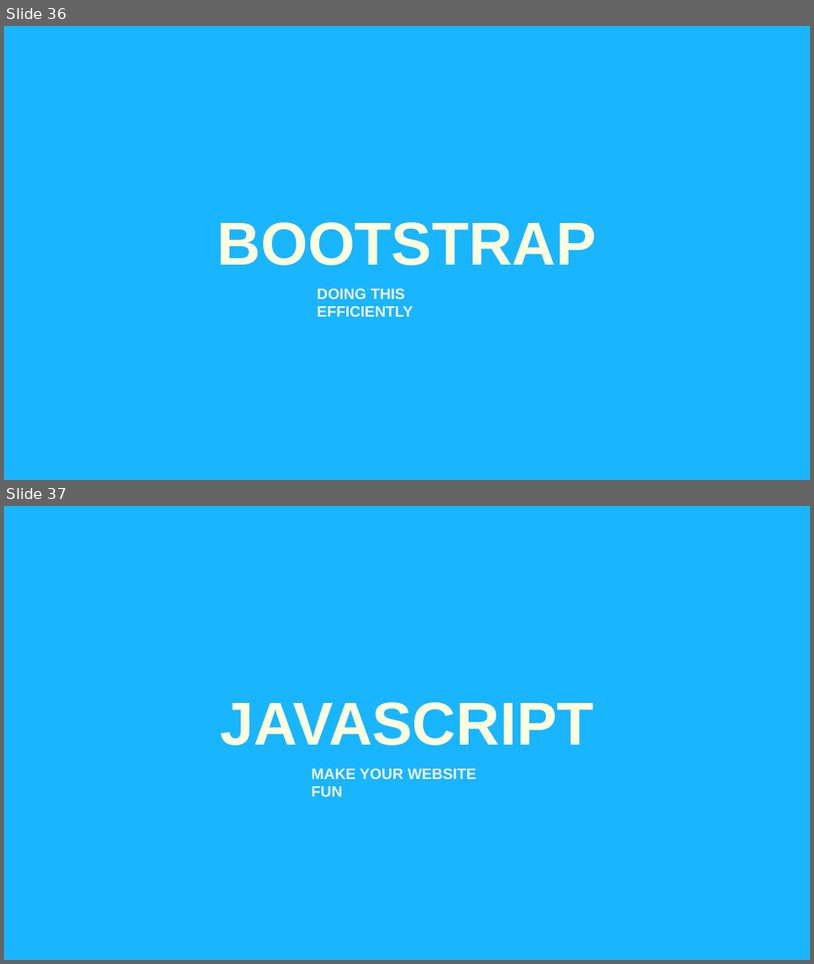
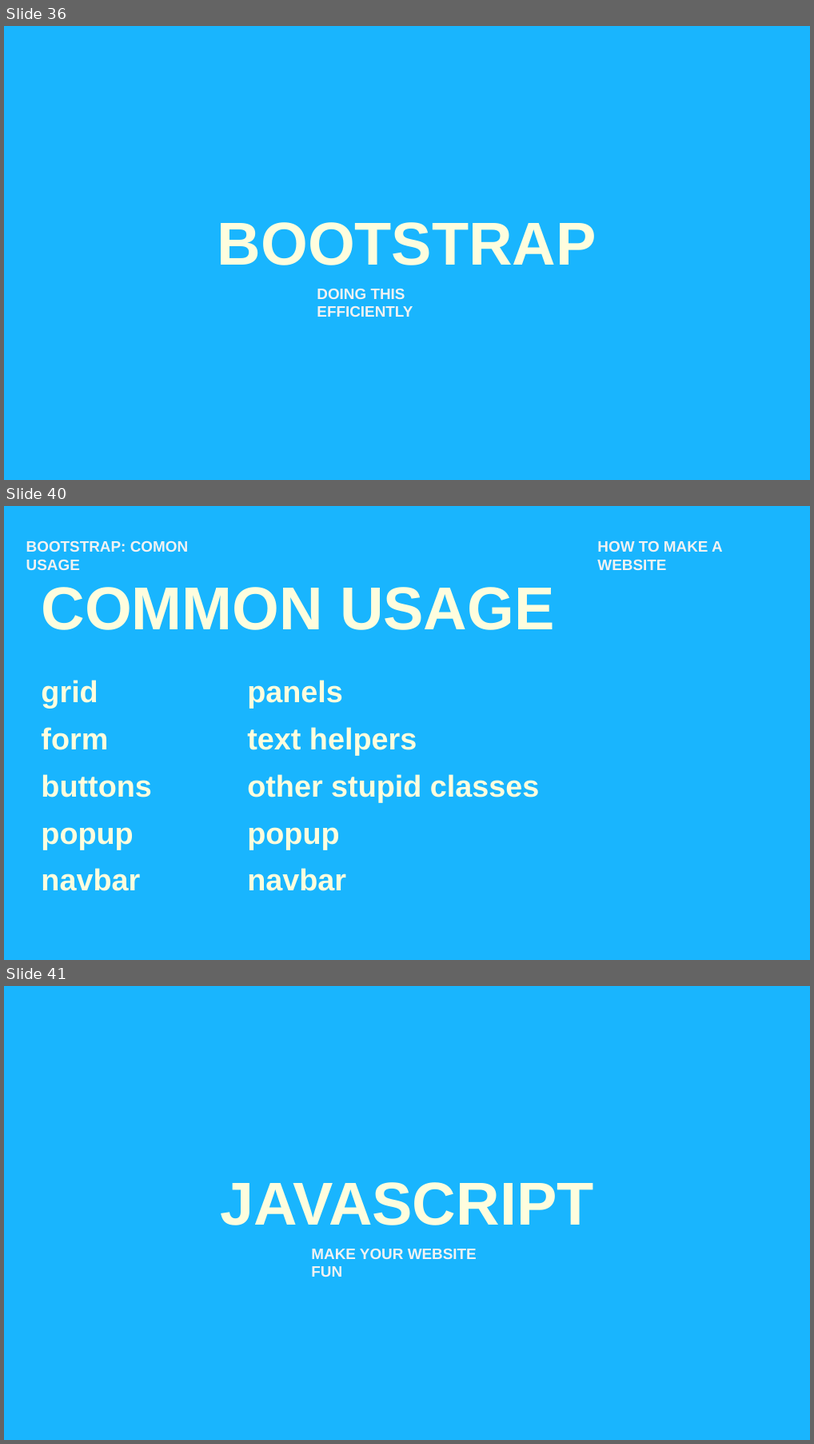
Before and after one commit to nimus0108/CodeDay-Spring, a slide deck: Presentation/How to Make a Website.pptx. Shown one above the other, each under a label of ours: slides 36 and 37 before the commit, slides 36, 40 and 41 after it; the slides between them are not shown. The pictures are 814x964 and 814x1444 pixels, drawn with LibreOffice and Linux fonts; fonts in the diff are those of the drawing. Boxes give left, top, right and bottom in pixels: in the first picture for what was removed or moved away, otherwise in the second. Text is boxed around its words. In the diff, an @@ line names an element or a change of style, - is before the commit and + after.

Commit message:
Bootstrap

```diff
--- a/Presentation/How to Make a Website.pptx
+++ b/Presentation/How to Make a Website.pptx
@@ slide 40 added at [4, 506, 810, 960], background #19B5FE @@
@@ text added at [26, 541, 188, 570], 18 pt, text #F2F2F2, bold @@
+BOOTSTRAP: COMON USAGE
@@ text added at [598, 541, 723, 570], 18 pt, text #F2F2F2, bold @@
+HOW TO MAKE A WEBSITE
@@ title added at [42, 587, 555, 630], 72 pt, text #FEFDDE, bold @@
+COMMON USAGE
@@ text added at [41, 680, 98, 708], 36 pt, text #FEFDDE, bold @@
+grid
@@ text added at [247, 680, 343, 708], 36 pt, text #FEFDDE, bold @@
+panels
@@ text added at [41, 727, 108, 750], 36 pt, text #FEFDDE, bold @@
+form
@@ text added at [247, 727, 417, 755], 36 pt, text #FEFDDE, bold @@
+text helpers
@@ text added at [41, 774, 151, 797], 36 pt, text #FEFDDE, bold @@
+buttons
@@ text added at [247, 774, 540, 803], 36 pt, text #FEFDDE, bold @@
+other stupid classes
@@ text added at [41, 827, 133, 850], 36 pt, text #FEFDDE, bold @@
+popup
@@ text added at [247, 827, 339, 850], 36 pt, text #FEFDDE, bold @@
+popup
@@ text added at [41, 868, 140, 891], 36 pt, text #FEFDDE, bold @@
+navbar
@@ text added at [247, 868, 346, 891], 36 pt, text #FEFDDE, bold @@
+navbar
@@ what was slide 37 is now slide 41 @@
```
Also in this commit, not shown: 2 slides changed, 3 other slides added.
